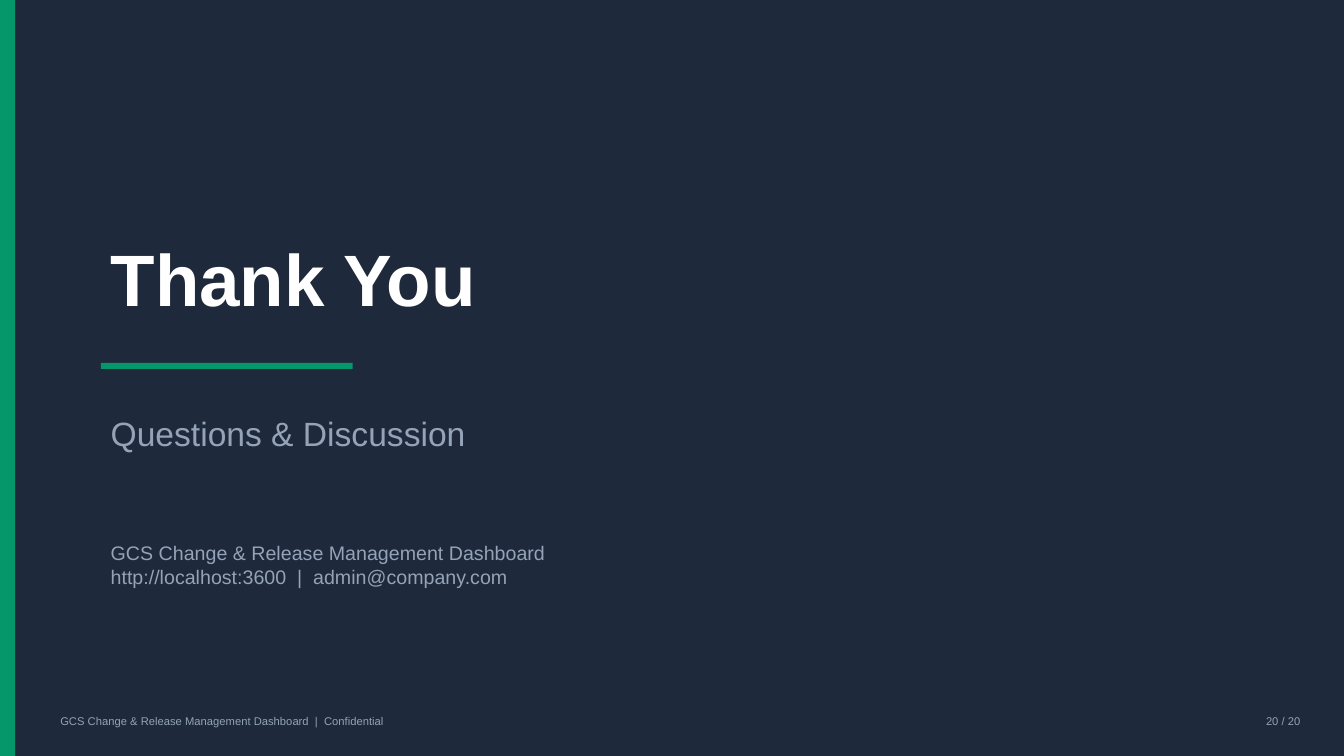
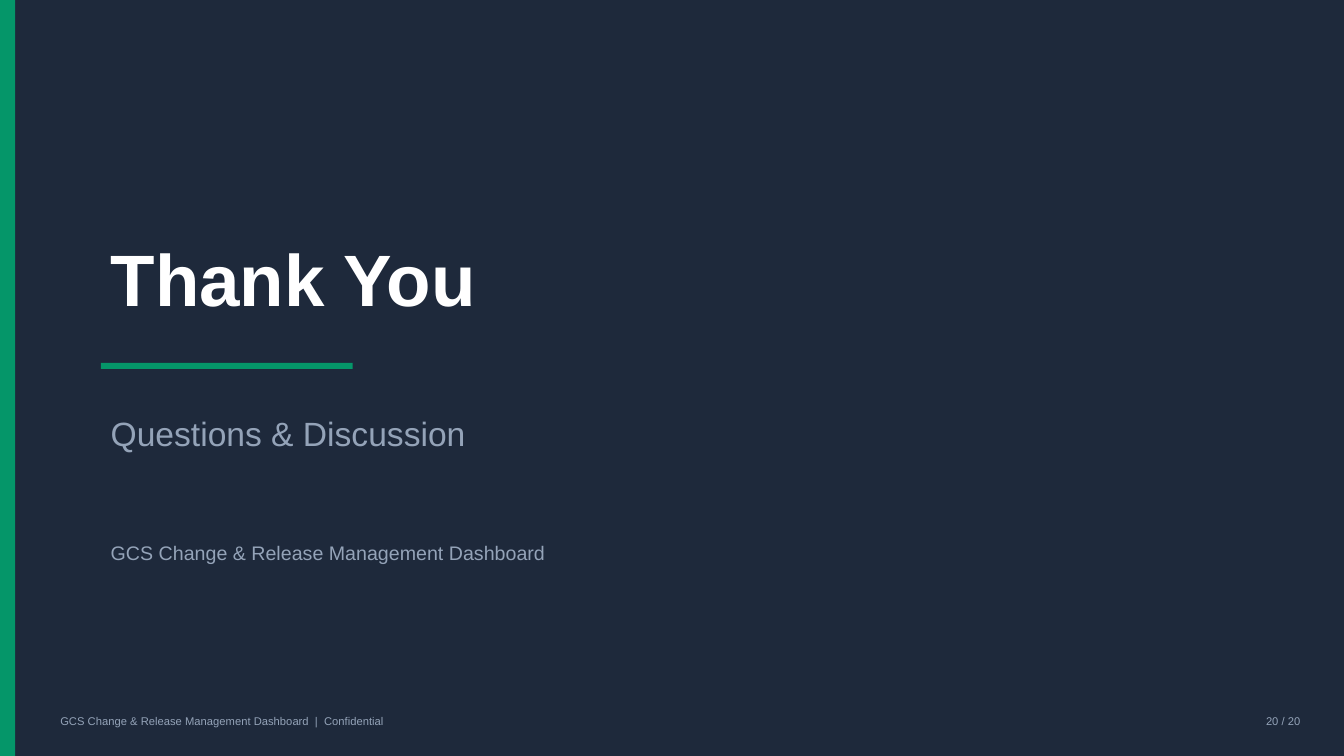
Before and after one commit to jj-shen99/changefabric, a slide deck: slide 20 of docs/GCS_Change_Release_Dashboard.pptx. Drawn at 1344x756 pixels with LibreOffice and Linux fonts; fonts in the diff are those of the drawing. Boxes give left, top, right and bottom in pixels: in the first picture for what was removed or moved away, otherwise in the second. Text is boxed around its words. In the diff, an @@ line names an element or a change of style, - is before the commit and + after.

```diff
--- a/docs/GCS_Change_Release_Dashboard.pptx
+++ b/docs/GCS_Change_Release_Dashboard.pptx
@@ text at (x1=111, y1=570, x2=507, y2=588): paragraph removed @@
-http://localhost:3600 | admin@company.com
```
Also in this commit, not shown: 15 other slides changed, 2 other files.
